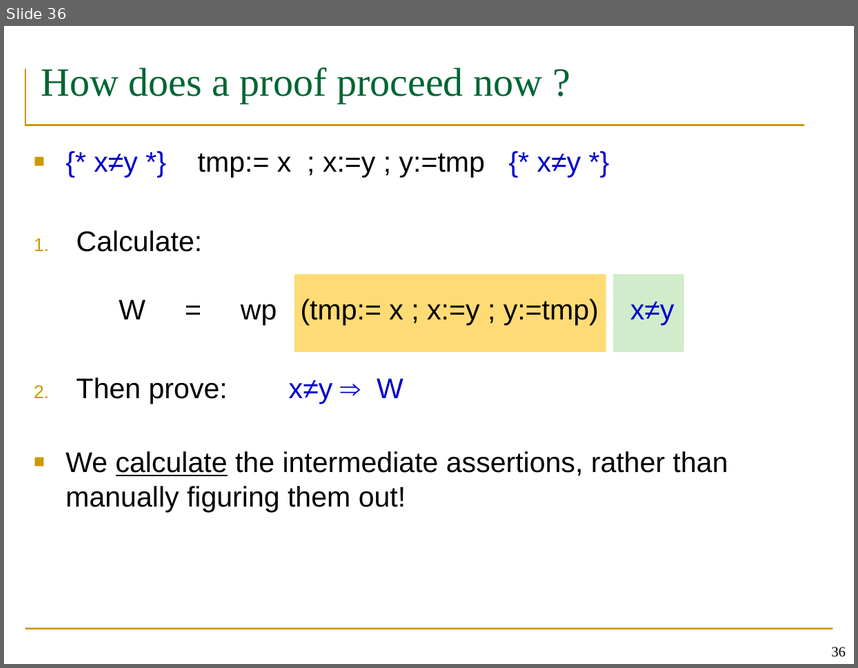
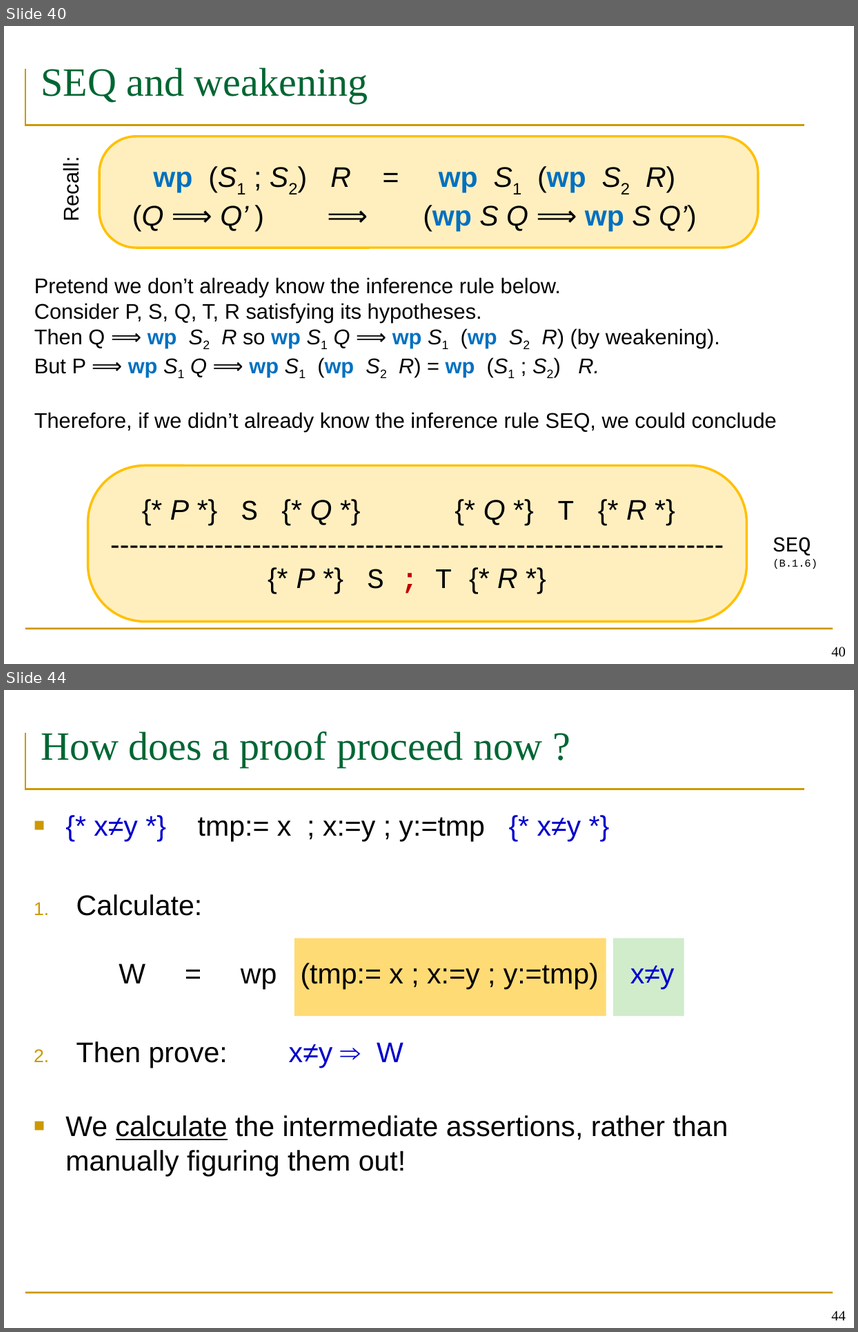
Before and after one commit to wooshrow/b3stv, a slide deck: slides/week-22-paige.pptx. Shown one above the other, each under a label of ours: slide 36 before the commit, slides 40 and 44 after it; the slides between them are not shown. The pictures are 858x668 and 858x1332 pixels, drawn with LibreOffice and Linux fonts; fonts in the diff are those of the drawing. Boxes give left, top, right and bottom in pixels: in the first picture for what was removed or moved away, otherwise in the second. Text is boxed around its words. In the diff, an @@ line names an element or a change of style, - is before the commit and + after.

```diff
--- a/slides/week-22-paige.pptx
+++ b/slides/week-22-paige.pptx
@@ slide 40 added at <box>4,26,854,664</box>, background #FFFFFF; not listed: 2 template elements that a slide beside it also shows @@
@@ title added at <box>41,67,368,103</box>, 34 pt, text #006633 @@
+SEQ and weakening
@@ rounded rectangle added at <box>99,136,758,248</box>, fill #FFC000 at 25% opacity, outline #FFC000 2 pt @@
@@ text added at <box>59,163,83,219</box>, 18 pt, text #000000 @@
+Recall:
@@ text added at <box>132,166,697,232</box>, 24 pt, text #000000 @@
+wp (S1 ; S2) R = wp S1 (wp S2 R)
+(Q ⟹ Q’ ) ⟹ (wp S Q ⟹ wp S Q’)
@@ text added at <box>34,277,777,431</box>, 18 pt, text #000000 @@
+Pretend we don’t already know the inference rule below.
+Consider P, S, Q, T, R satisfying its hypotheses.
+Then Q ⟹ wp S2 R so wp S1 Q ⟹ wp S1 (wp S2 R) (by weakening).
+But P ⟹ wp S1 Q ⟹ wp S1 (wp S2 R) = wp (S1 ; S2) R.
+Therefore, if we didn’t already know the inference rule SEQ, we could conclude
@@ rounded rectangle added at <box>88,466,747,621</box>, fill #FFC000 at 25% opacity, outline #FFC000 2 pt @@
@@ text added at <box>170,499,647,588</box>, 24 pt, text #000000 @@
+{* P *} S {* Q *} {* Q *} T {* R *}
+-----------------------------------------------------------------
+{* P *} S ; T {* R *}
@@ text added at <box>773,537,818,569</box>, 9 pt, text #000000 @@
+SEQ
+(B.1.6)
@@ page number added at <box>831,646,845,657</box>, 12 pt, text #000000 @@
+40
@@ what was slide 36 is now slide 44 @@
@@ page number at <box>831,1310,845,1320</box>: text changed @@
-36
+44
```
Also in this commit, not shown: 7 slides changed, 17 other slides added, 1 other file.
